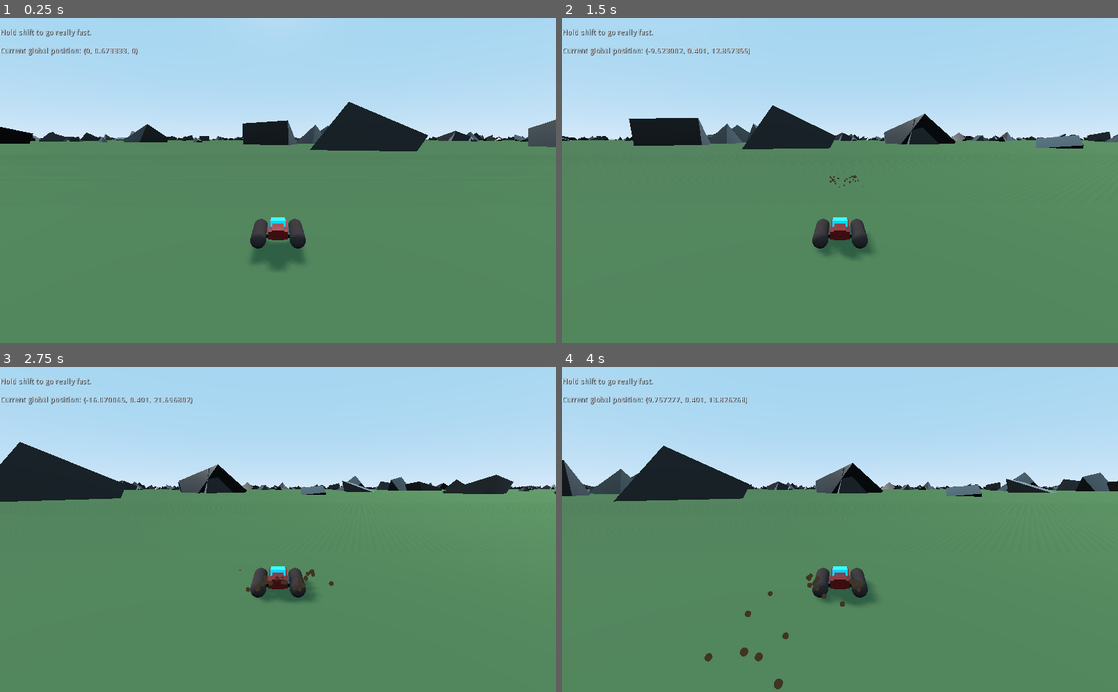
Above: before the commit, frames 1-4 (two rows, left to right).
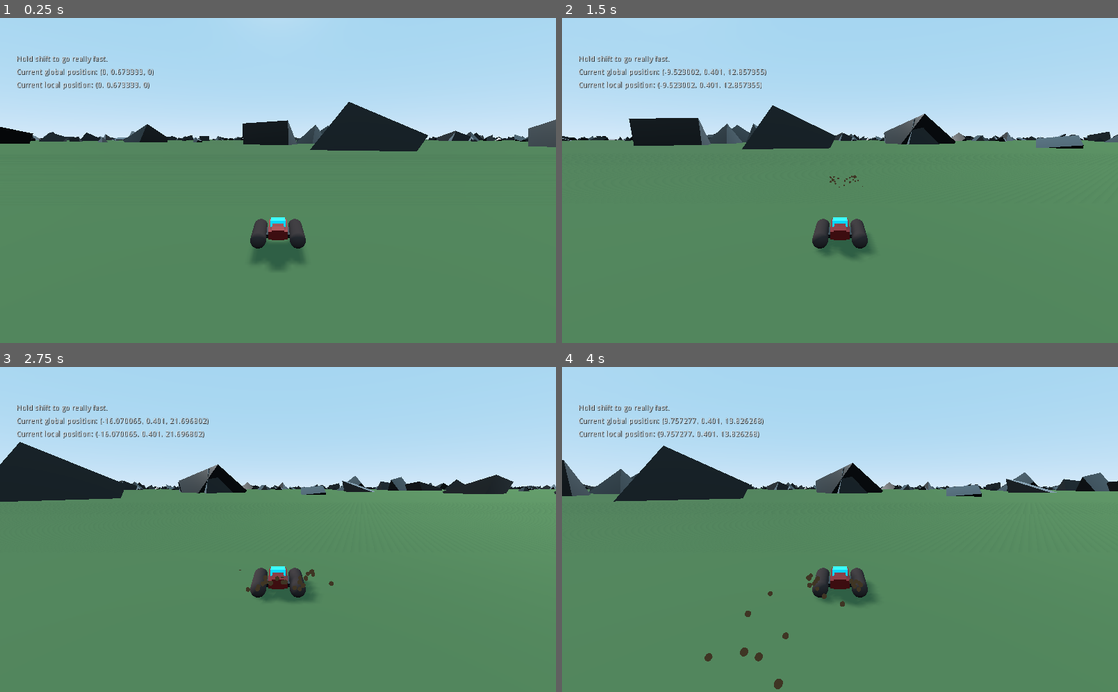
Above: after the commit, the same moments.

Repository: Tobalation/Godot-floating-origin
Game: Godot game, scene res://TestSetup/Test.tscn
Same seed, same stepped clock (60 frames per second), same inputs: the game is played once before the commit and once after it.
Inputs:
- Up to frame 1 (0.25 s): no input
- Up to frame 2 (1.5 s): hold Right (right) 0.53-1.28 s; hold Shift (turbo) 0.53-1.28 s; hold Down (back) from 1.28 s (still down); tap Shift (turbo) at 1.35 s
- Up to frame 3 (2.75 s): release Down (back) at 2.03 s; hold Right (right) from 2.03 s (still down); hold Shift (turbo) from 2.03 s (still down)
- Up to frame 4 (4 s): release Right (right) at 2.78 s; release Shift (turbo) at 2.78 s; hold Up (forward) 2.78-3.53 s; tap Shift (turbo) at 2.85 s; hold Left (left) from 3.53 s (still down); hold Shift (turbo) from 3.53 s (still down)

The runs differ from the first frame. In frame 1, 1.1% of the frame differs, in the area x 0-28%, y 3-23%; in frame 2, 1.4%; in frame 3, 1.4%, in the area x 0-38%, y 3-23%; in frame 4, 1.4%.

Commit message:
Minor tweaks
Added local position label and changed demo threshold.

Diff:
--- a/TestSetup/Player.tscn
+++ b/TestSetup/Player.tscn
@@ -60,11 +60,22 @@
 	text = \"Current global position: \" + str(player.global_transform.origin)
 "
 
+[sub_resource type="GDScript" id=11]
+script/source = "extends Label
+
+export(NodePath) var playerPath
+
+onready var player : Spatial = get_node(playerPath)
+
+func _process(delta: float) -> void:
+	text = \"Current local position: \" + str(player.transform.origin)
+"
+
 [node name="Player" type="KinematicBody"]
 script = ExtResource( 1 )
 
 [node name="CollisionShape" type="CollisionShape" parent="."]
-shape = SubResource( 9 )
+shape = SubResource( 1 )
 
 [node name="Camera" type="Camera" parent="."]
 transform = Transform( 1, 0, 0, 0, 0.984808, 0.173648, 0, -0.173648, 0.984808, 0, 5, 12 )
@@ -126,24 +137,46 @@
 "_edit_use_anchors_": false
 }
 
-[node name="Help" type="Label" parent="HUD"]
-margin_top = 20.1815
-margin_right = 130.0
-margin_bottom = 34.1815
+[node name="VBoxContainer" type="VBoxContainer" parent="HUD"]
+margin_left = 30.0
+margin_right = 300.0
+margin_bottom = 200.0
+custom_constants/separation = 10
+alignment = 1
+__meta__ = {
+"_edit_use_anchors_": false
+}
+
+[node name="Help" type="Label" parent="HUD/VBoxContainer"]
+margin_top = 69.0
+margin_right = 270.0
+margin_bottom = 83.0
 custom_colors/font_color_shadow = Color( 0, 0, 0, 1 )
 text = "Hold shift to go really fast."
 __meta__ = {
 "_edit_use_anchors_": false
 }
 
-[node name="DebugInfo" type="Label" parent="HUD"]
-margin_top = 54.398
-margin_right = 193.0
-margin_bottom = 68.398
+[node name="GlobalPos" type="Label" parent="HUD/VBoxContainer"]
+margin_top = 93.0
+margin_right = 270.0
+margin_bottom = 107.0
 custom_colors/font_color_shadow = Color( 0, 0, 0, 1 )
 text = "Current global position: (0,0,0)"
-script = SubResource( 14 )
+script = SubResource( 10 )
 __meta__ = {
 "_edit_use_anchors_": false
 }
-playerPath = NodePath("../..")
+playerPath = NodePath("../../..")
+
+[node name="LocalPos" type="Label" parent="HUD/VBoxContainer"]
+margin_top = 117.0
+margin_right = 270.0
+margin_bottom = 131.0
+custom_colors/font_color_shadow = Color( 0, 0, 0, 1 )
+text = "Current local position: (0,0,0)"
+script = SubResource( 11 )
+__meta__ = {
+"_edit_use_anchors_": false
+}
+playerPath = NodePath("../../..")
--- a/TestSetup/Test.tscn
+++ b/TestSetup/Test.tscn
@@ -8,6 +8,7 @@
 
 [node name="3D world root" type="Spatial" parent="."]
 script = ExtResource( 3 )
+threshold = 1000.0
 
 [node name="BigWorld" parent="3D world root" instance=ExtResource( 1 )]
 
Not shown: 8 places in TestSetup/Player.tscn that only renumber resources
